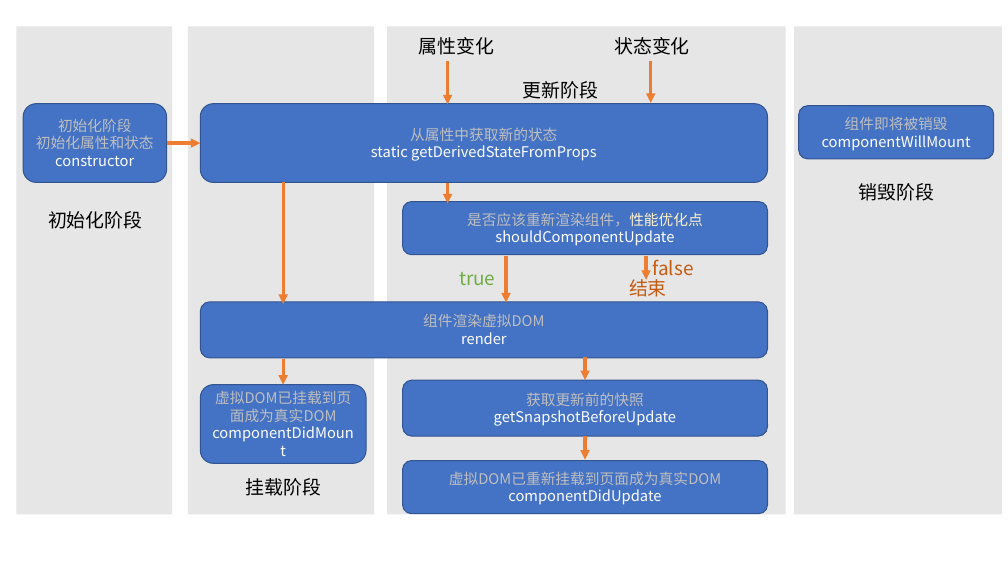
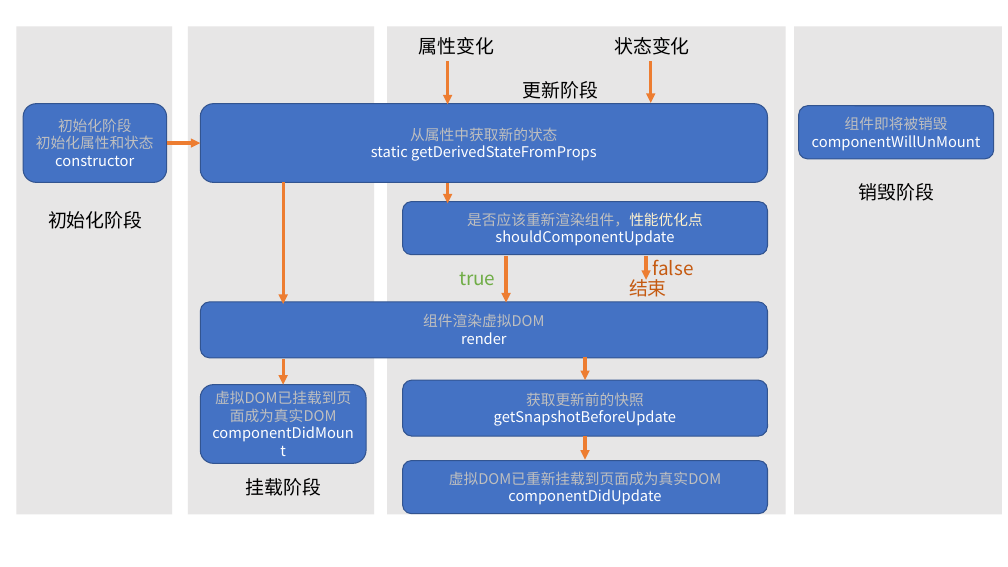
Before and after one commit to DuYi-Edu/DuYi-React, a slide deck: slide 1 of 新版生命周期 .pptx. Drawn at 1008x567 pixels with LibreOffice and Linux fonts; fonts in the diff are those of the drawing. Boxes give left, top, right and bottom in pixels: in the first picture for what was removed or moved away, otherwise in the second. Text is boxed around its words. In the diff, an @@ line names an element or a change of style, - is before the commit and + after.

Commit message:
fixed

```diff
--- a/新版生命周期 .pptx
+++ b/新版生命周期 .pptx
@@ text in rounded rectangle at (812, 135, 981, 151): text changed @@
-componentWillMount
+componentWillUnMount
```
